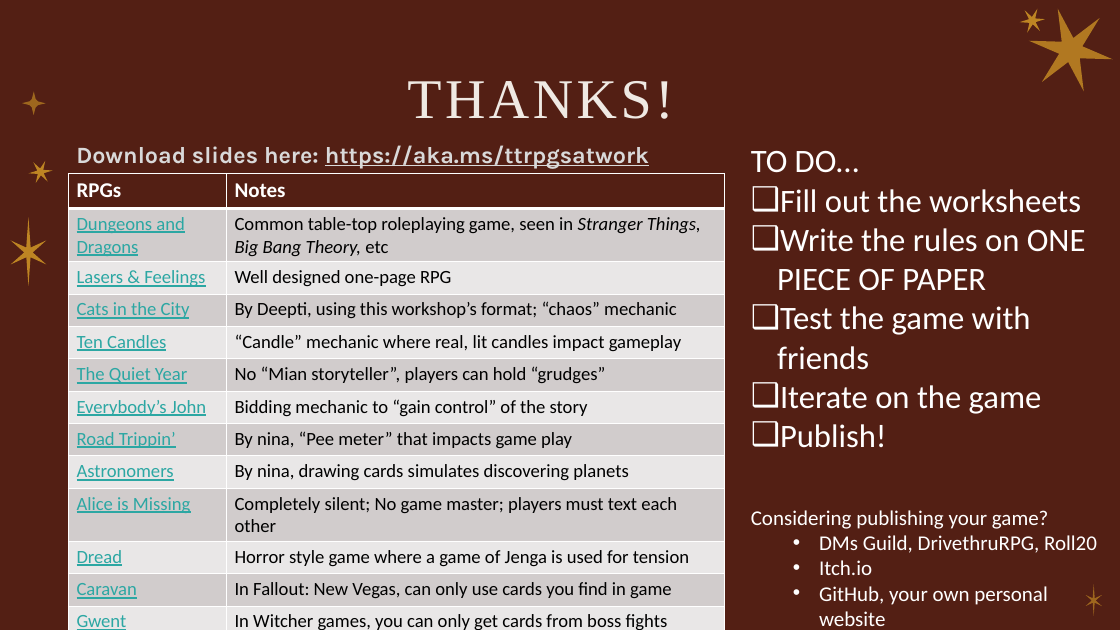
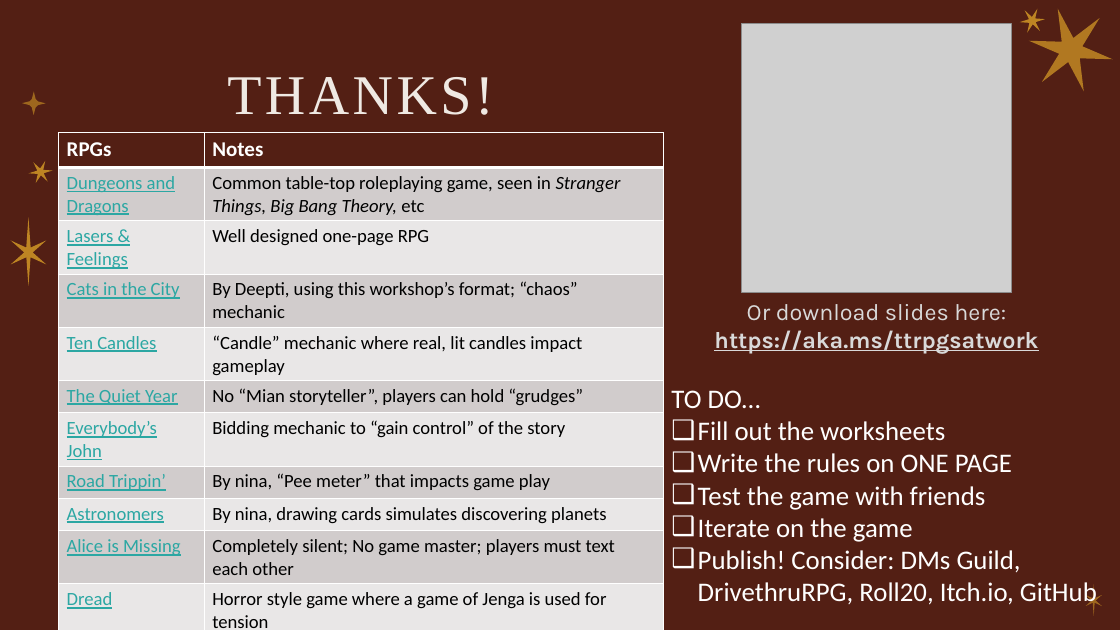
Before and after one commit to Microsoft-Storytellers-Guild/presentations, a slide deck: slide 8 of 10 minute Create your own one-page RPG - Washington Library Association Conference 2025/Create your own RPG - WLA Conference 2025.pptx. Drawn at 1120x630 pixels with LibreOffice and Linux fonts; fonts in the diff are those of the drawing; grey boxes stand for pictures. Boxes give left, top, right and bottom in pixels: in the first picture for what was removed or moved away, otherwise in the second. Text is boxed around its words. In the diff, an @@ line names an element or a change of style, - is before the commit and + after.

Commit message:
updated with suggestions from friends

```diff
--- a/10 minute Create your own one-page RPG - Washington Library Association Conference 2025/Create your own RPG - WLA Conference 2025.pptx
+++ b/10 minute Create your own one-page RPG - Washington Library Association Conference 2025/Create your own RPG - WLA Conference 2025.pptx
@@ picture added at bbox=[742, 24, 1012, 293] @@
@@ title "THANKS!": place and size @@
-title "THANKS!" at bbox=[407, 81, 673, 119]
+title "THANKS!" at bbox=[227, 77, 493, 115]
@@ table: place and size @@
-table at bbox=[68, 173, 724, 630]
+table at bbox=[58, 133, 663, 630]
@@ text at bbox=[714, 304, 1038, 353]: text changed @@
-Download slides here: https://aka.ms/ttrpgsatwork
+Or download slides here:
+https://aka.ms/ttrpgsatwork
@@ text "TO DO…": place and size @@
-text "TO DO…" at bbox=[751, 150, 1097, 626]
+text "TO DO…" at bbox=[671, 390, 1097, 608]
@@ text at bbox=[671, 390, 986, 542]: size 28 to 23 pt in "TO DO…", "Fill out the worksheets", "Test the game with friends", "Iterate on the game" @@
@@ text at bbox=[698, 453, 1012, 473]: text changed; size 28 to 23 pt @@
-❑ Write the rules on ONE PIECE OF PAPER
+❑ Write the rules on ONE PAGE
@@ text at bbox=[698, 550, 1097, 608]: text changed; size 18 to 23 pt @@
-❑ Publish!
-Considering publishing your game?
-  • DMs Guild, DrivethruRPG, Roll20
-  • Itch.io
-  • GitHub, your own personal website
+❑ Publish! Consider: DMs Guild, DrivethruRPG, Roll20, Itch.io, GitHub
```
